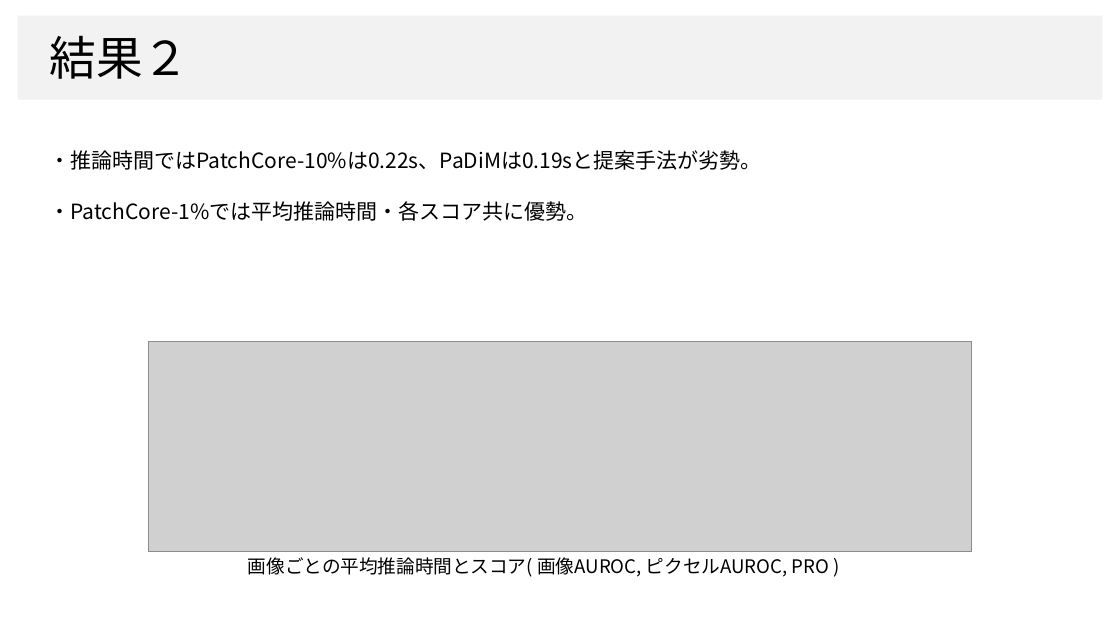
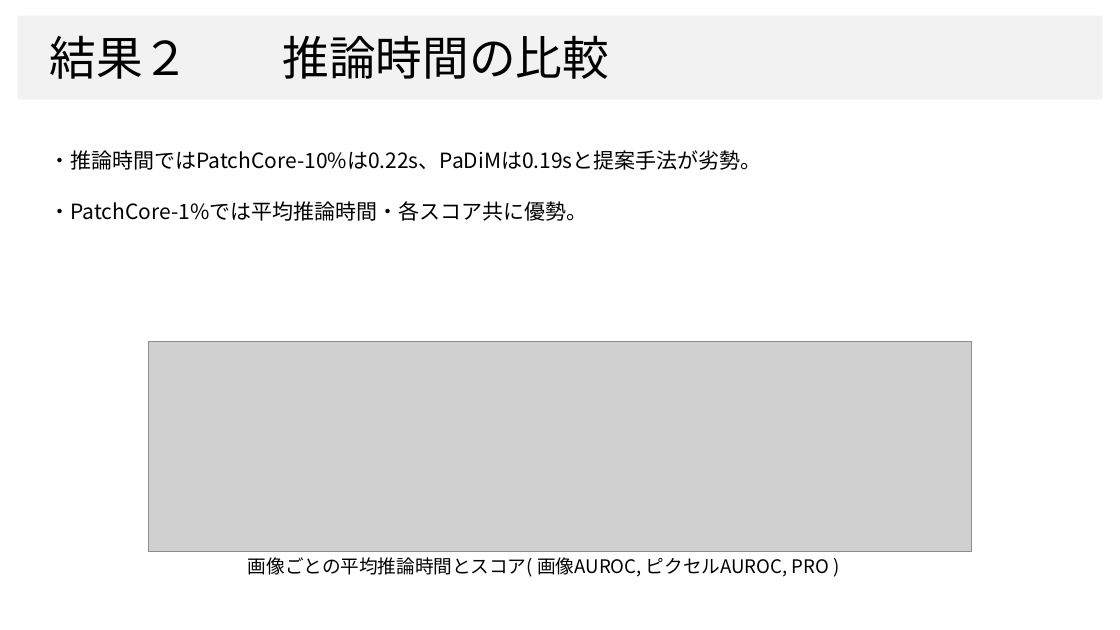
Before and after one commit to dhia-github/haselab-all, a slide deck: slide 22 of 発表資料/B4_上坂大樹_ゼミ用資料.pptx (slide 17 before the commit). Drawn at 1120x630 pixels with LibreOffice and Linux fonts; fonts in the diff are those of the drawing; grey boxes stand for pictures; background and template pictures are left out. Boxes give left, top, right and bottom in pixels: in the first picture for what was removed or moved away, otherwise in the second. Text is boxed around its words. In the diff, an @@ line names an element or a change of style, - is before the commit and + after.

```diff
--- a/発表資料/B4_上坂大樹_ゼミ用資料.pptx
+++ b/発表資料/B4_上坂大樹_ゼミ用資料.pptx
@@ text at [49,35,609,79]: text changed @@
-結果２
+結果２ 推論時間の比較
```
Also in this commit, not shown: 4 other slides changed, 6 slides added, 1 slide removed, 1 other file.
